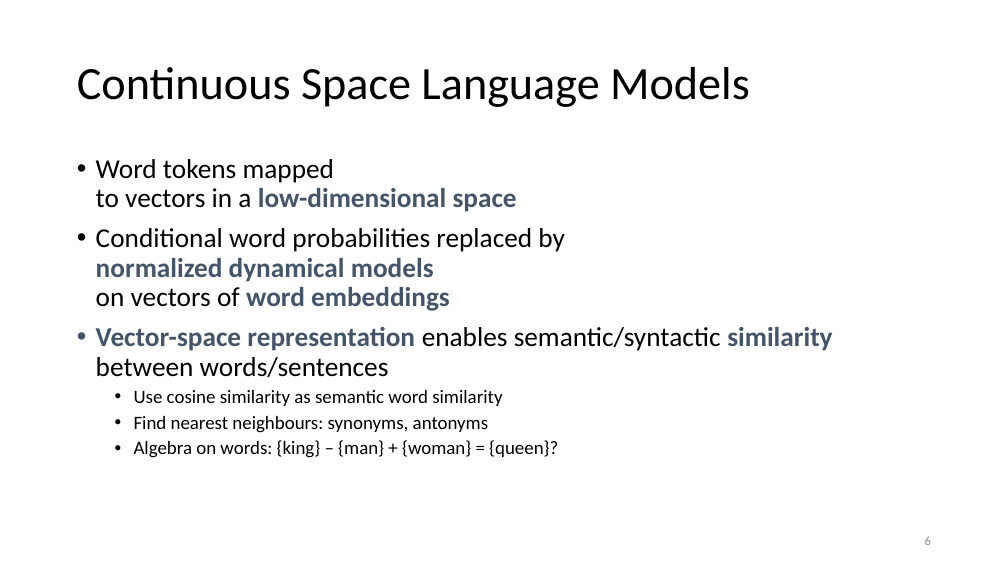
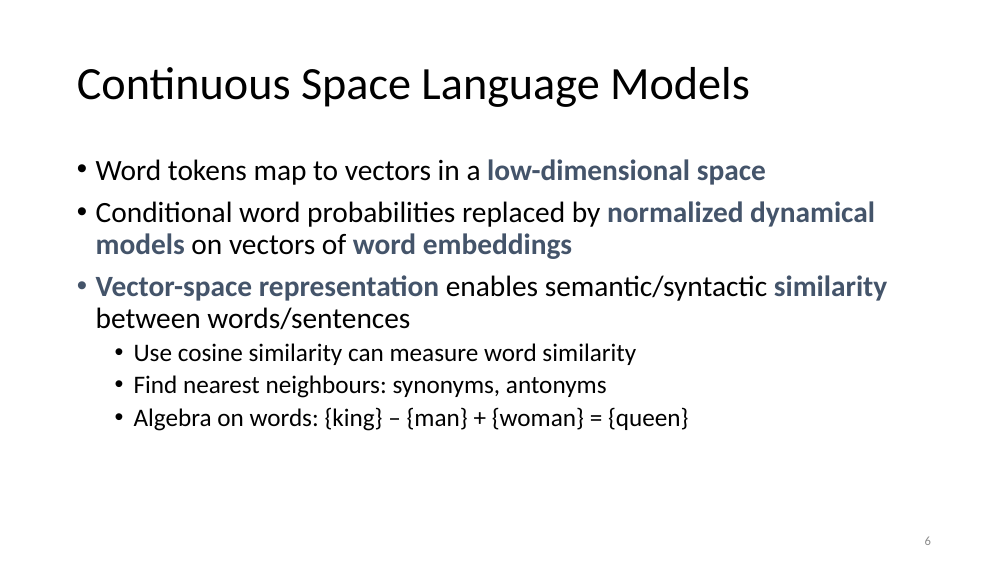
Before and after one commit to isi-nlp/csci_544_fa_18_slides, a slide deck: slide 6 of neural_lm_0928.pptx. Drawn at 1008x567 pixels with LibreOffice and Linux fonts; fonts in the diff are those of the drawing. Boxes give left, top, right and bottom in pixels: in the first picture for what was removed or moved away, otherwise in the second. Text is boxed around its words. In the diff, an @@ line names an element or a change of style, - is before the commit and + after.

```diff
--- a/neural_lm_0928.pptx
+++ b/neural_lm_0928.pptx
@@ text at box(96, 159, 766, 185): text changed; size 26 to 28 pt @@
-• Word tokens mapped
-  to vectors in a low-dimensional space
+• Word tokens map to vectors in a low-dimensional space
@@ text at box(96, 201, 887, 398): size 26 to 28 pt in "Conditional word probabilities replaced by normalized dynami ...", "Vector-space representation enables semantic/syntactic simil ..."; size 18 to 24 pt in "Find nearest neighbours: synonyms, antonyms" @@
@@ text at box(134, 343, 636, 365): text changed; size 18 to 24 pt @@
-  • Use cosine similarity as semantic word similarity
+  • Use cosine similarity can measure word similarity
@@ text at box(134, 407, 689, 431): text changed; size 18 to 24 pt @@
-  • Algebra on words: {king} – {man} + {woman} = {queen}?
+  • Algebra on words: {king} – {man} + {woman} = {queen}
```
Also in this commit, not shown: 4 other slides changed.
